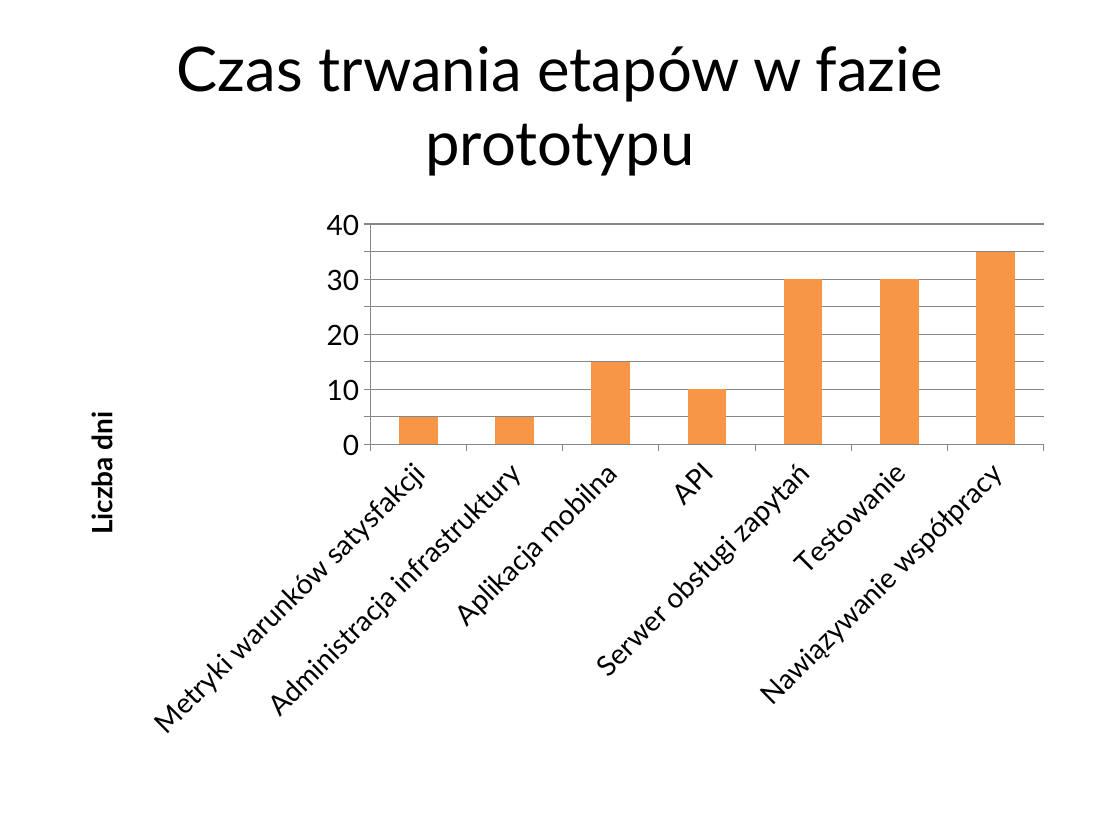
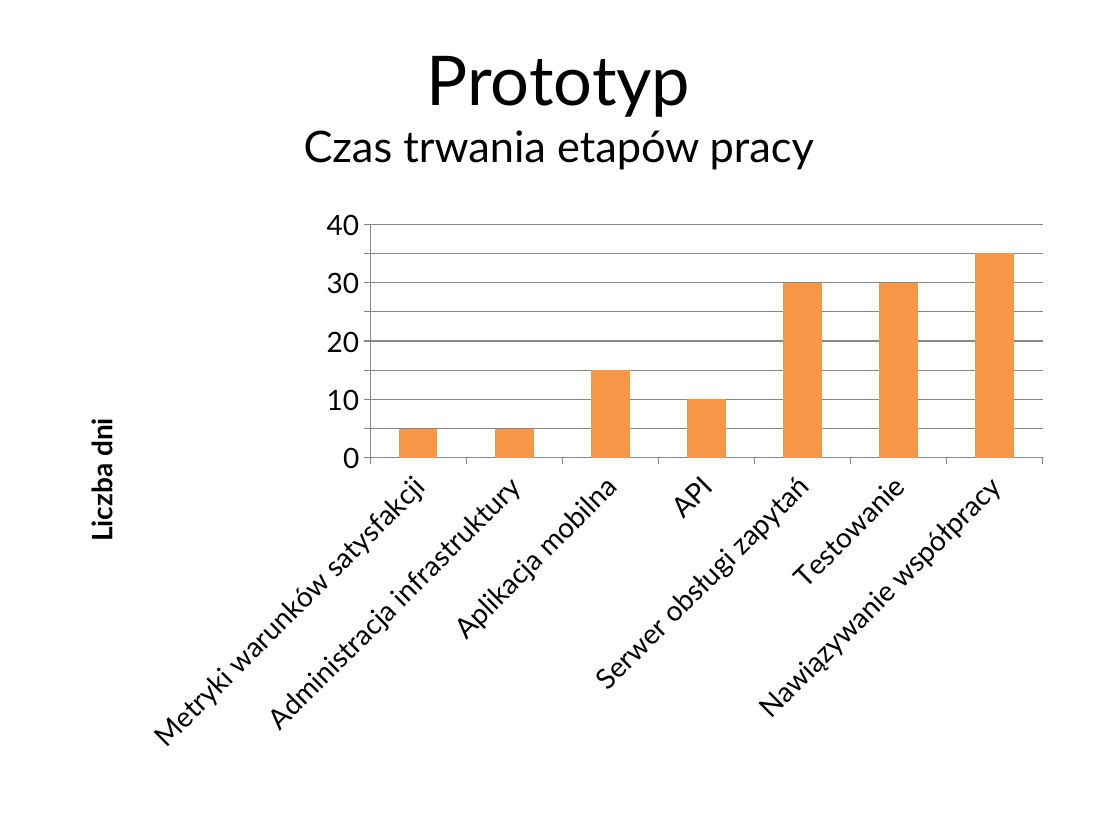
Before and after one commit to student-tomasz/ppit-prowadzenie-concerto, a slide deck: slide 22 of Obrona/Prezentacja.pptx. Drawn at 1120x840 pixels with LibreOffice and Linux fonts; fonts in the diff are those of the drawing; background and template pictures are left out. Boxes give left, top, right and bottom in pixels: in the first picture for what was removed or moved away, otherwise in the second. Text is boxed around its words. In the diff, an @@ line names an element or a change of style, - is before the commit and + after.

Commit message:
Dodaj poprawki do prezentacji harmonogramu pracy

```diff
--- a/Obrona/Prezentacja.pptx
+++ b/Obrona/Prezentacja.pptx
@@ title at [304,56,814,170]: text changed; size 39.6 to 27.9 pt @@
-Czas trwania etapów w fazie prototypu
+Prototyp
+Czas trwania etapów pracy
@@ column chart: place and size @@
-column chart at [56,196,1064,750]
+column chart at [56,196,1063,764]
```
Also in this commit, not shown: 11 other slides changed, 3 slides added, 3 slides removed.
